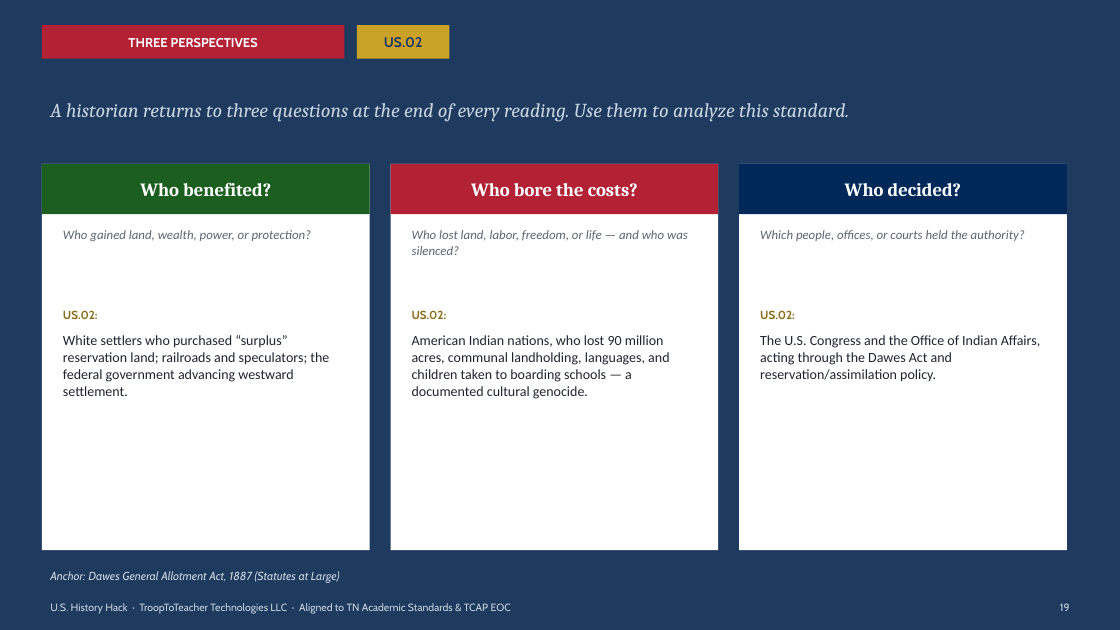
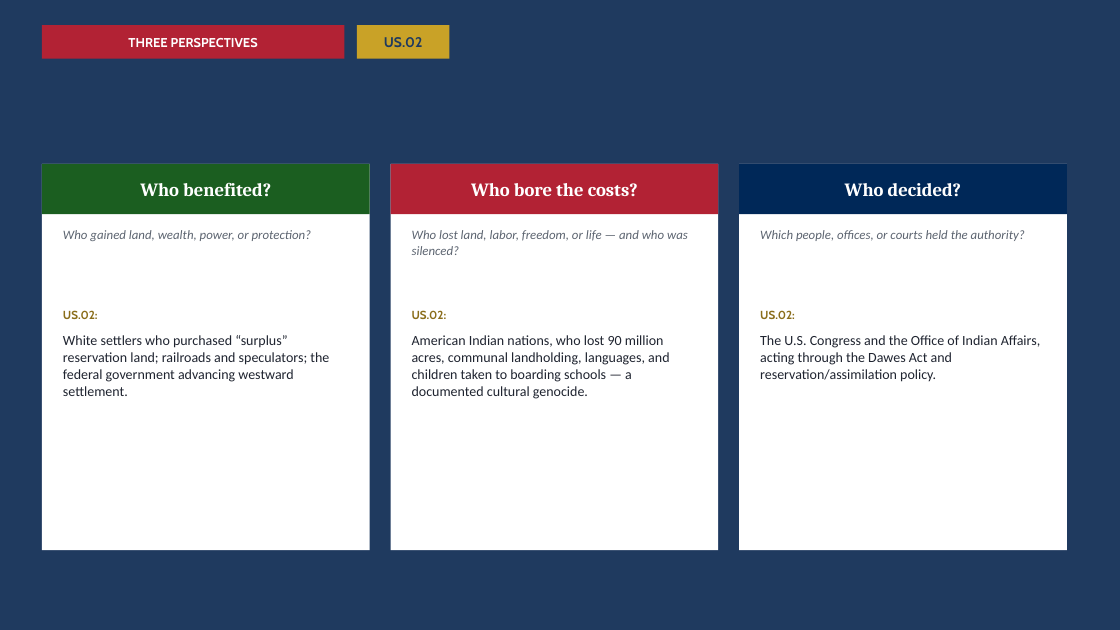
Before and after one commit to Trooptoteacher/trooptoteacher-history, a slide deck: slide 19 of HistoryHack_Platinum/deliverables_unit1/Unit1_Student_Deck_America250.pptx. Drawn at 1120x630 pixels with LibreOffice and Linux fonts; fonts in the diff are those of the drawing. Boxes give left, top, right and bottom in pixels: in the first picture for what was removed or moved away, otherwise in the second. Text is boxed around its words. In the diff, an @@ line names an element or a change of style, - is before the commit and + after.

```diff
--- a/HistoryHack_Platinum/deliverables_unit1/Unit1_Student_Deck_America250.pptx
+++ b/HistoryHack_Platinum/deliverables_unit1/Unit1_Student_Deck_America250.pptx
@@ text removed at [50, 103, 849, 122] @@
-A historian returns to three questions at the end of every reading. Use them to analyze this standard.
@@ text removed at [50, 571, 340, 583] @@
-Anchor: Dawes General Allotment Act, 1887 (Statutes at Large)
@@ text removed at [50, 603, 511, 614] @@
-U.S. History Hack · TroopToTeacher Technologies LLC · Aligned to TN Academic Standards & TCAP EOC
@@ text removed at [1060, 603, 1070, 611] @@
-19
```
Also in this commit, not shown: 32 other slides changed, 2 other files.
